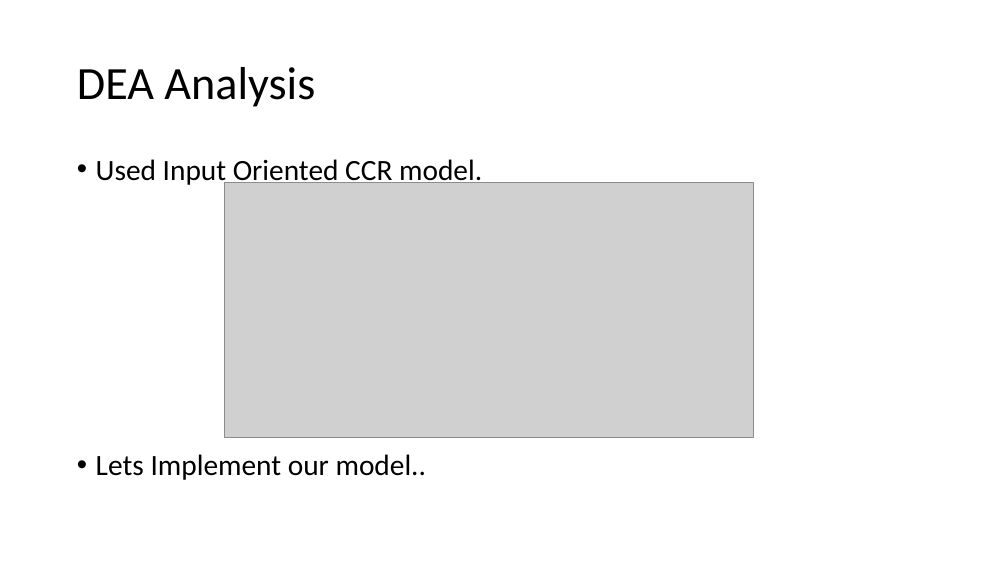
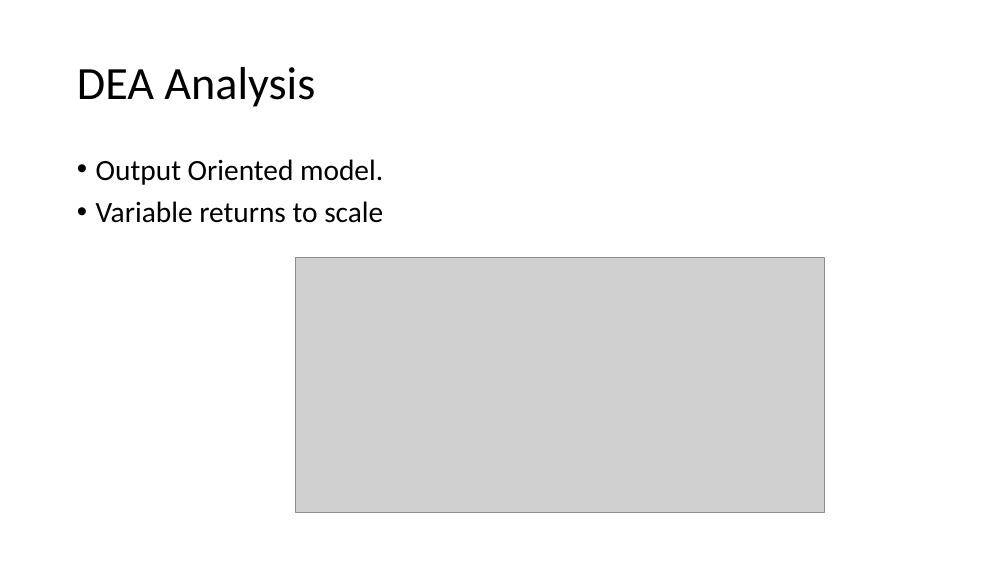
Before and after one commit to AndeyNunes/educationDEA, a slide deck: slide 8 of Project Presentation.pptx. Drawn at 1008x567 pixels with LibreOffice and Linux fonts; fonts in the diff are those of the drawing; grey boxes stand for pictures. Boxes give left, top, right and bottom in pixels: in the first picture for what was removed or moved away, otherwise in the second. Text is boxed around its words. In the diff, an @@ line names an element or a change of style, - is before the commit and + after.

Commit message:
ppt updates

```diff
--- a/Project Presentation.pptx
+++ b/Project Presentation.pptx
@@ text at <box>96,159,383,223</box>: text changed @@
-• Used Input Oriented CCR model.
-• Lets Implement our model..
+• Output Oriented model.
+• Variable returns to scale
@@ picture: place and size @@
-picture at <box>225,182,753,438</box>
+picture at <box>296,257,824,513</box>
```
Also in this commit, not shown: 3 other slides changed, 8 slides added, 2 slides removed.
